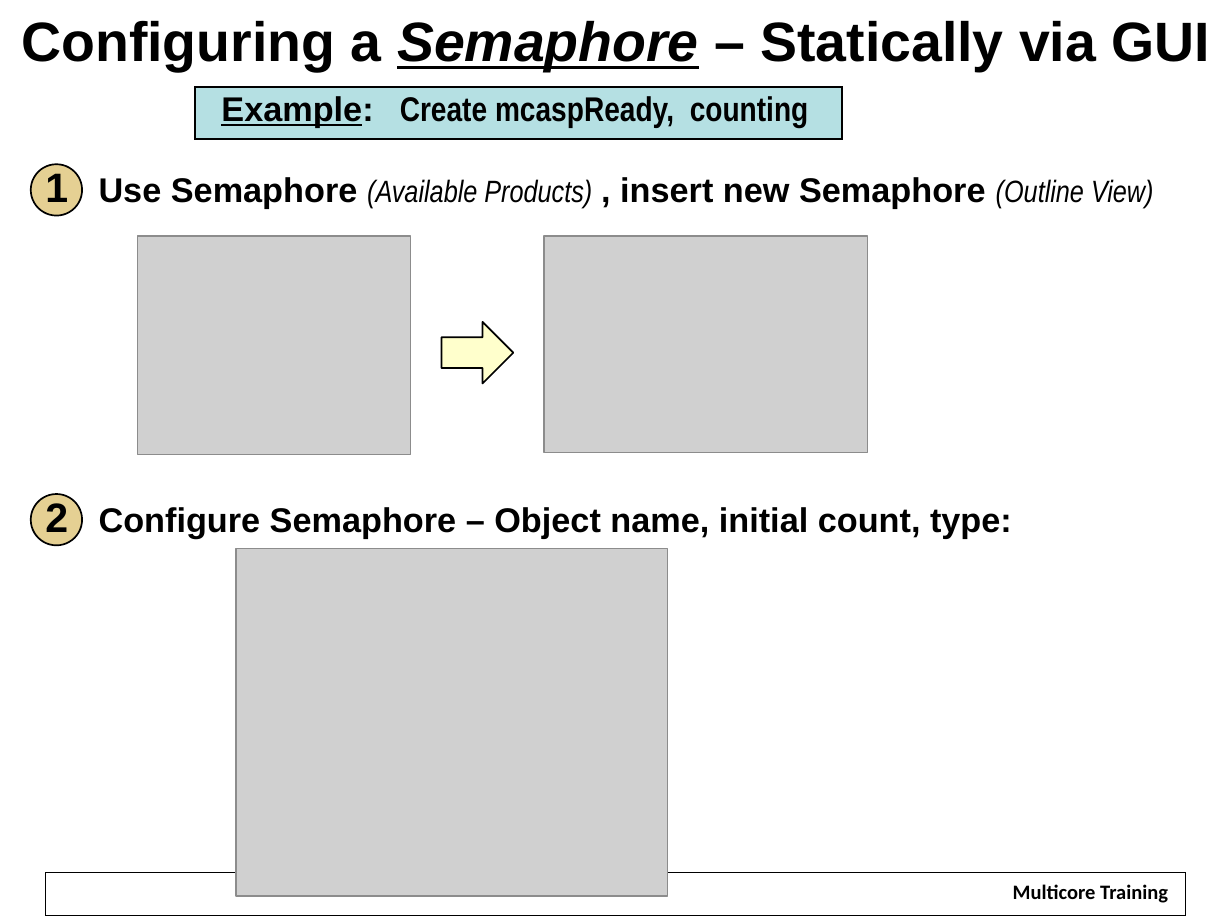
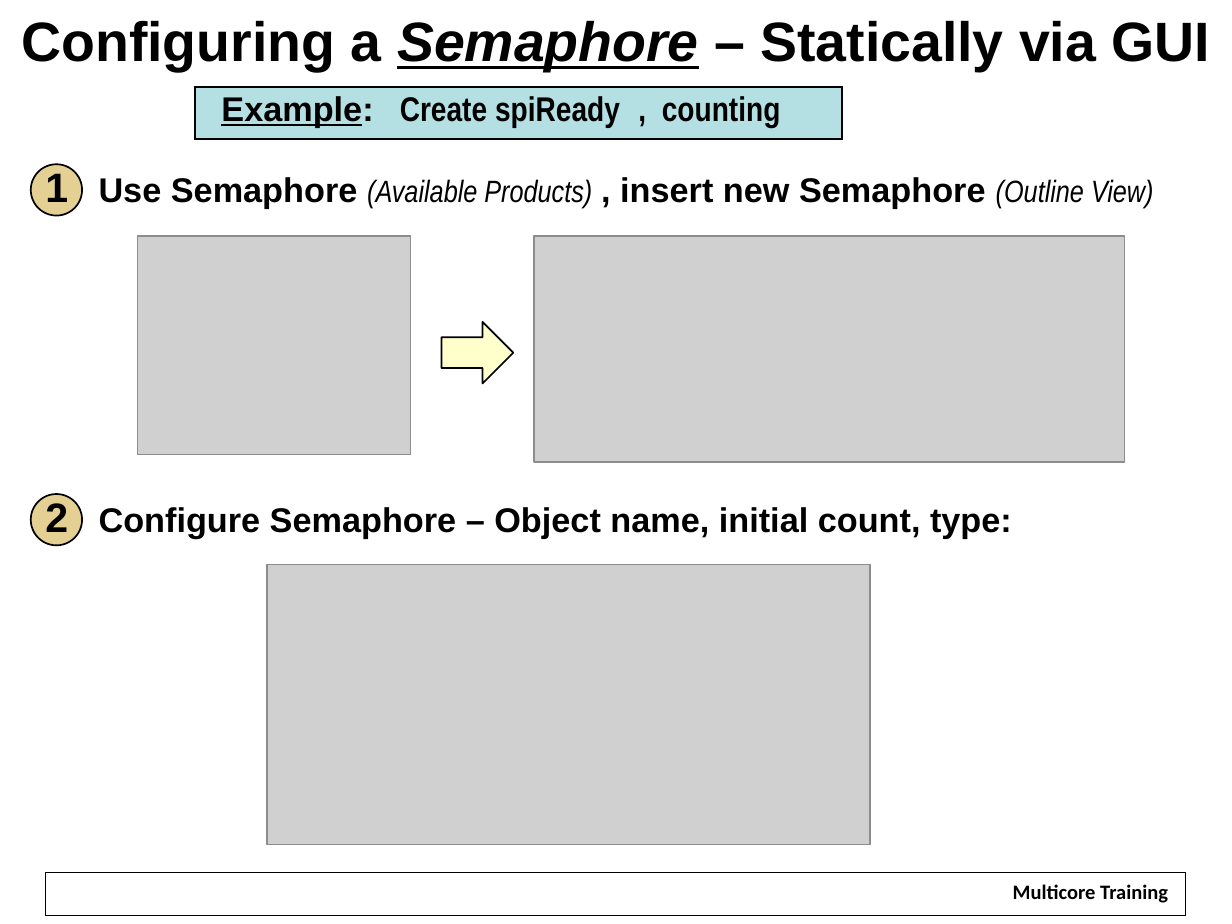
Before and after one commit to hari1989/keystone-workshop, a slide deck: slide 60 of slides/Intro to SYSBIOS.pptx. Drawn at 1232x924 pixels with LibreOffice and Linux fonts; fonts in the diff are those of the drawing; grey boxes stand for pictures; background and template pictures are left out. Boxes give left, top, right and bottom in pixels: in the first picture for what was removed or moved away, otherwise in the second. Text is boxed around its words. In the diff, an @@ line names an element or a change of style, - is before the commit and + after.

```diff
--- a/slides/Intro to SYSBIOS.pptx
+++ b/slides/Intro to SYSBIOS.pptx
@@ text at bbox=[400, 96, 781, 128]: text changed @@
-Create mcaspReady, counting
+Create spiReady , counting
@@ picture: place and size @@
-picture at bbox=[545, 237, 867, 453]
+picture at bbox=[533, 237, 1124, 462]
@@ picture: place and size @@
-picture at bbox=[237, 548, 668, 896]
+picture at bbox=[267, 564, 871, 844]
```
Also in this commit, not shown: 4 other slides changed.
